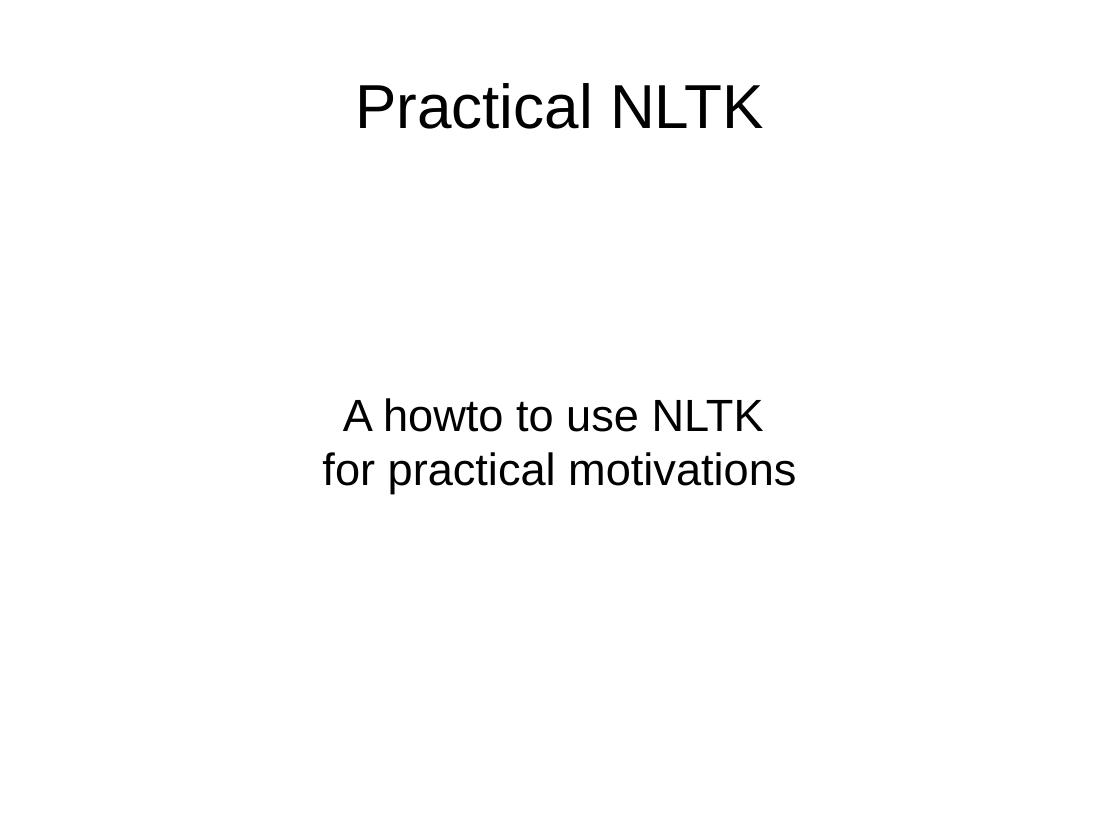
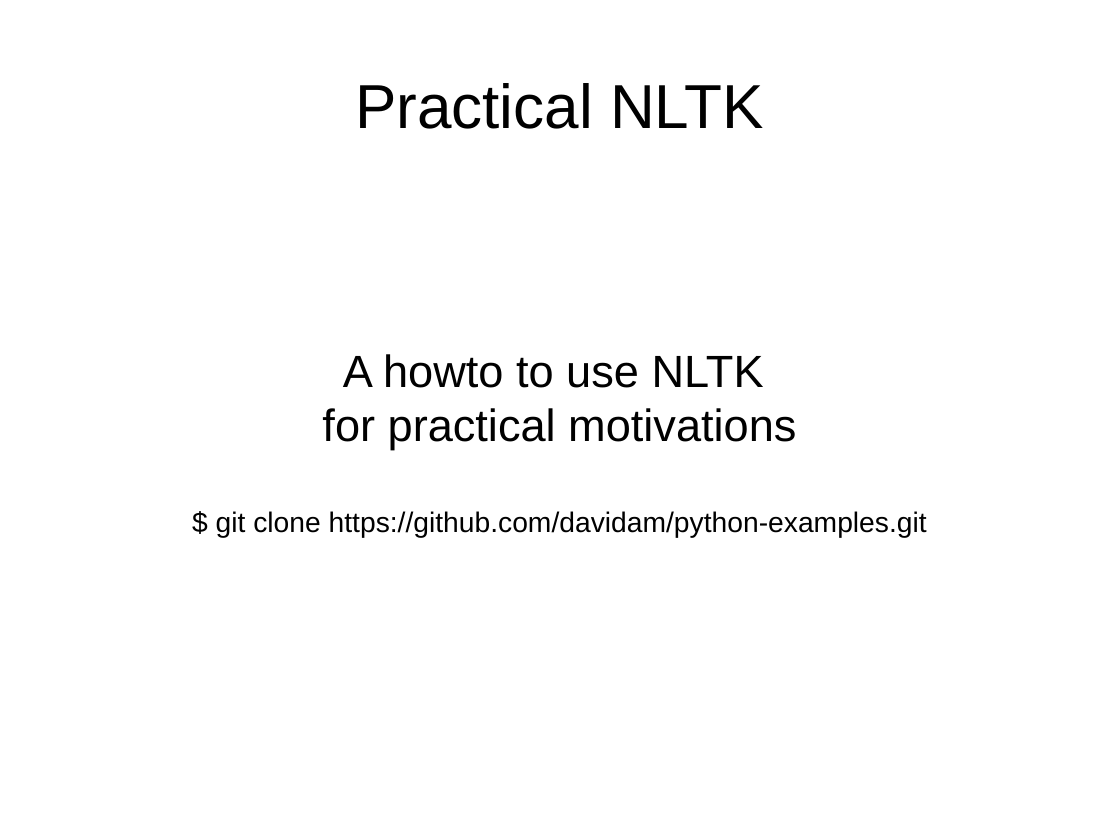
Before and after one commit to davidam/python-examples, a slide deck: slide 1 of presentations/nltk.odp. Drawn at 1120x840 pixels with LibreOffice and Linux fonts; fonts in the diff are those of the drawing. Boxes give left, top, right and bottom in pixels: in the first picture for what was removed or moved away, otherwise in the second. Text is boxed around its words. In the diff, an @@ line names an element or a change of style, - is before the commit and + after.

Commit message:
nltk.odp: more slides

```diff
--- a/presentations/nltk.odp
+++ b/presentations/nltk.odp
@@ subtitle at [216, 511, 927, 538]: paragraph added @@
+$ git clone https://github.com/davidam/python-examples.git
```
Also in this commit, not shown: 1 other slide changed, 2 slides added.
